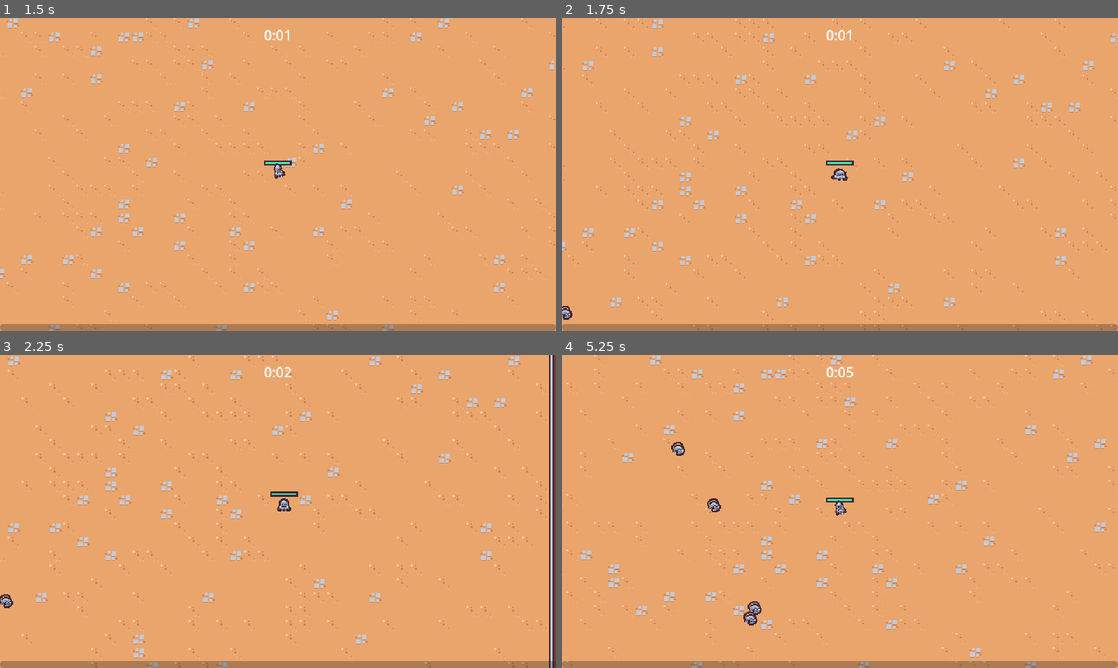
Above: before the commit, frames 1-4 (two rows, left to right).
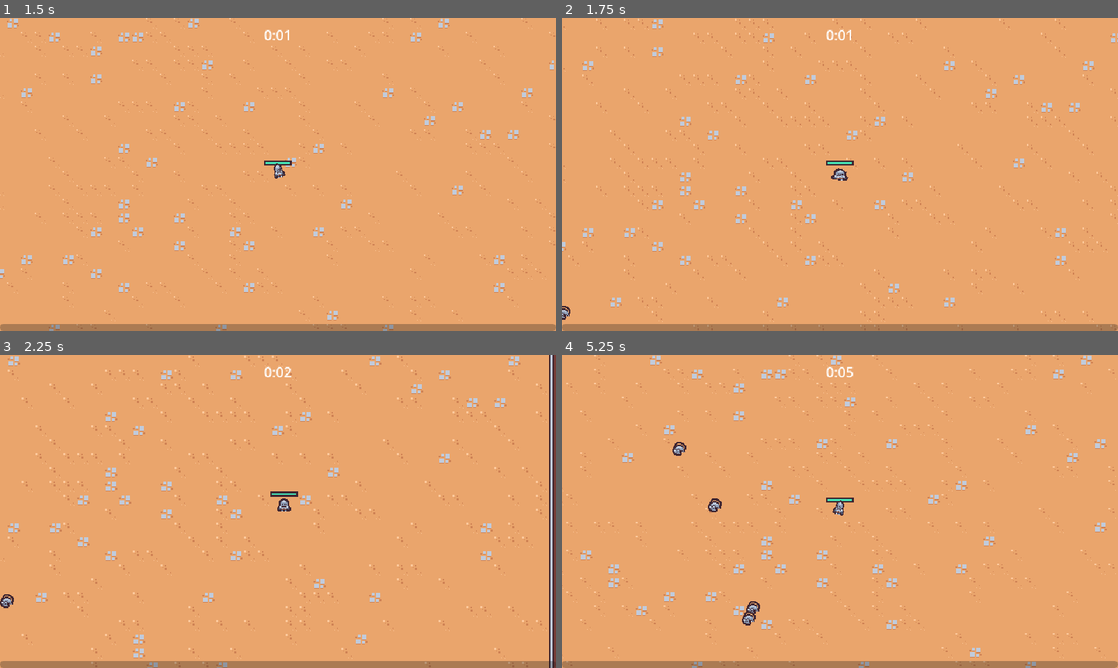
Above: after the commit, the same moments.

Repository: exglegaming/survivors-course
Game: Godot game, scene res://scenes/main/main.tscn
Same seed, same stepped clock (60 frames per second), same inputs: the game is played once before the commit and once after it.
Inputs (mouse positions are in pixels of both pictures, inside the frame that each line leads up to):
- Up to frame 1 (1.5 s): move the mouse to (400, 158) at 0.52 s; hold D (move_right) 0.53-1.28 s; click (400, 158) at 0.6 s; move the mouse to (166, 190) at 1.27 s; hold S (move_down) from 1.28 s (still down); click (166, 190) at 1.35 s
- Up to frame 2 (1.75 s): keep holding S (move_down)
- Up to frame 3 (2.25 s): move the mouse to (333, 442) at 2.02 s; release S (move_down) at 2.03 s; hold D (move_right) from 2.03 s (still down); click (333, 442) at 2.1 s
- Up to frame 4 (5.25 s): move the mouse to (812, 574) at 2.77 s; release D (move_right) at 2.78 s; hold W (move_up) 2.78-3.53 s; click (812, 574) at 2.85 s; move the mouse to (1006, 558) at 3.52 s; hold A (move_left) 3.53-5.03 s; click (1006, 558) at 3.6 s; move the mouse to (673, 464) at 4.27 s; click (673, 464) at 4.35 s; move the mouse to (867, 511) at 5.02 s; hold S (move_down) from 5.03 s (still down); click (867, 511) at 5.1 s

Frame 1 is identical in both runs. In frame 2, less than 0.1% of the frame differs, in the area x 0-2%, y 92-97%; in frame 3, less than 0.1%; in frame 4, 0.3%, in the area x 19-52%, y 27-87%.

Commit message:
animating enemy death

Diff:
--- a/scenes/component/death_component.tscn
+++ b/scenes/component/death_component.tscn
@@ -1,5 +1,6 @@
 [gd_scene format=3 uid="uid://cg48m37wtr6qi"]
 
+[ext_resource type="Script" uid="uid://cgma4hf14e1q5" path="res://scripts/component/death_component.gd" id="1_iwr6c"]
 [ext_resource type="Texture2D" uid="uid://ci5tfng20wi8q" path="res://assets/enemy/basic_enemy.png" id="1_lgj88"]
 
 [sub_resource type="Animation" id="Animation_lgj88"]
@@ -64,24 +65,24 @@
 particle_flag_disable_z = true
 direction = Vector3(0, -1, 0)
 spread = 30.0
-initial_velocity_min = 125.0
-initial_velocity_max = 200.0
-angular_velocity_min = -720.0
-angular_velocity_max = 719.99994
-gravity = Vector3(0, 400, 0)
+initial_velocity_min = 175.0
+initial_velocity_max = 250.0
+angular_velocity_min = -1440.0
+angular_velocity_max = 1440.0
+gravity = Vector3(0, 800, 0)
 scale_curve = SubResource("CurveTexture_iwr6c")
 
 [node name="DeathComponent" type="Node2D" unique_id=403674871]
+script = ExtResource("1_iwr6c")
 
 [node name="AnimationPlayer" type="AnimationPlayer" parent="." unique_id=2022106525]
 libraries/ = SubResource("AnimationLibrary_muesg")
-autoplay = &"default"
 
 [node name="GPUParticles2D" type="GPUParticles2D" parent="." unique_id=1314048496]
 emitting = false
 amount = 1
 texture = ExtResource("1_lgj88")
-lifetime = 0.65
+lifetime = 0.5
 one_shot = true
 fixed_fps = 0
 interpolate = false
--- a/scenes/game_object/basic_enemy/basic_enemy.tscn
+++ b/scenes/game_object/basic_enemy/basic_enemy.tscn
@@ -4,6 +4,7 @@
 [ext_resource type="Script" uid="uid://bi43akt176btc" path="res://scripts/game_object/basic_enemy/basic_enemy.gd" id="1_gxg7h"]
 [ext_resource type="PackedScene" uid="uid://dmx25rbhp6f0w" path="res://scenes/component/health_component.tscn" id="2_isd1k"]
 [ext_resource type="PackedScene" uid="uid://cef7wg8cw5wxy" path="res://scenes/component/vial_drop_component.tscn" id="3_pcrk2"]
+[ext_resource type="PackedScene" uid="uid://cg48m37wtr6qi" path="res://scenes/component/death_component.tscn" id="4_bq7hi"]
 [ext_resource type="PackedScene" uid="uid://jjcdov8ynbx1" path="res://scenes/component/hurtbox_component.tscn" id="4_elloc"]
 
 [sub_resource type="Animation" id="Animation_elloc"]
@@ -31,18 +32,6 @@
 "transitions": PackedFloat32Array(1),
 "update": 0,
 "values": [0.0]
-}
-tracks/2/type = "value"
-tracks/2/imported = false
-tracks/2/enabled = true
-tracks/2/path = NodePath("Visuals/Sprite2D:scale")
-tracks/2/interp = 1
-tracks/2/loop_wrap = true
-tracks/2/keys = {
-"times": PackedFloat32Array(0),
-"transitions": PackedFloat32Array(1),
-"update": 0,
-"values": [Vector2(1, 1)]
 }
 
 [sub_resource type="Animation" id="Animation_bq7hi"]
@@ -74,18 +63,6 @@
 "update": 0,
 "values": [0.17453292519943295, -0.17453292519943295, 0.17453292519943295, -0.17453292519943295]
 }
-tracks/2/type = "value"
-tracks/2/imported = false
-tracks/2/enabled = true
-tracks/2/path = NodePath("Visuals/Sprite2D:scale")
-tracks/2/interp = 2
-tracks/2/loop_wrap = true
-tracks/2/keys = {
-"times": PackedFloat32Array(0),
-"transitions": PackedFloat32Array(1),
-"update": 0,
-"values": [Vector2(1, 1)]
-}
 
 [sub_resource type="AnimationLibrary" id="AnimationLibrary_jkye5"]
 _data = {
@@ -114,6 +91,10 @@
 [node name="VialDropComponent" parent="." unique_id=1985902331 node_paths=PackedStringArray("health_component") instance=ExtResource("3_pcrk2")]
 health_component = NodePath("../HealthComponent")
 
+[node name="DeathComponent" parent="." unique_id=403674871 node_paths=PackedStringArray("health_component", "sprite") instance=ExtResource("4_bq7hi")]
+health_component = NodePath("../HealthComponent")
+sprite = NodePath("../Visuals/Sprite2D")
+
 [node name="HurtboxComponent" parent="." unique_id=376683658 node_paths=PackedStringArray("health_component") instance=ExtResource("4_elloc")]
 visible = false
 health_component = NodePath("../HealthComponent")
--- /dev/null
+++ b/scripts/component/death_component.gd
@@ -0,0 +1,26 @@
+class_name DeathComponent
+extends Node2D
+
+
+@export var health_component: HealthComponent
+@export var sprite: Sprite2D
+
+@onready var animation_player: AnimationPlayer = $AnimationPlayer
+@onready var gpu_particle_2d: GPUParticles2D = $GPUParticles2D
+
+
+func _ready() -> void:
+	gpu_particle_2d.texture = sprite.texture
+	health_component.died.connect(_on_died)
+
+
+func _on_died() -> void:
+	if owner == null || !owner is Node2D: return
+	var spawn_position: Vector2 = owner.global_position
+
+	var entities: Node2D = get_tree().get_first_node_in_group("entities_layer")
+	get_parent().remove_child(self)
+	entities.add_child(self)
+
+	global_position = spawn_position
+	animation_player.play("default")
--- a/scripts/game_object/basic_enemy/basic_enemy.gd
+++ b/scripts/game_object/basic_enemy/basic_enemy.gd
@@ -6,11 +6,17 @@
 
 @onready var health_component: HealthComponent = $HealthComponent
 
+@onready var visuals: Node2D = $Visuals
+
 
 func _physics_process(_delta: float) -> void:
 	var direction: Vector2 = get_direction_to_player()
 	velocity = direction * MAX_SPEED
 	move_and_slide()
+
+	var move_sign: float = signf(velocity.x)
+	if move_sign != 0:
+		visuals.scale = Vector2(-move_sign, 1)
 
 
 func get_direction_to_player() -> Vector2:
--- a/scripts/game_object/player/player.gd
+++ b/scripts/game_object/player/player.gd
@@ -40,9 +40,7 @@
 		animation_player.play("RESET")
 
 	var move_sign: float = signf(movement_vector.x)
-	if move_sign == 0:
-		visuals.scale = Vector2.ONE
-	else:
+	if move_sign != 0:
 		visuals.scale = Vector2(move_sign, 1)
 
 
--- a/scripts/manager/enemy_manager.gd
+++ b/scripts/manager/enemy_manager.gd
@@ -54,5 +54,4 @@
 func _on_arena_difficulty_increased(arena_difficulty: int) -> void:
 	var time_off: float = (.1 / 12) * arena_difficulty
 	time_off = min(time_off, .7)
-	print(time_off)
 	timer.wait_time = base_spawn_time - time_off
Not shown, added: scripts/component/death_component.gd.uid
